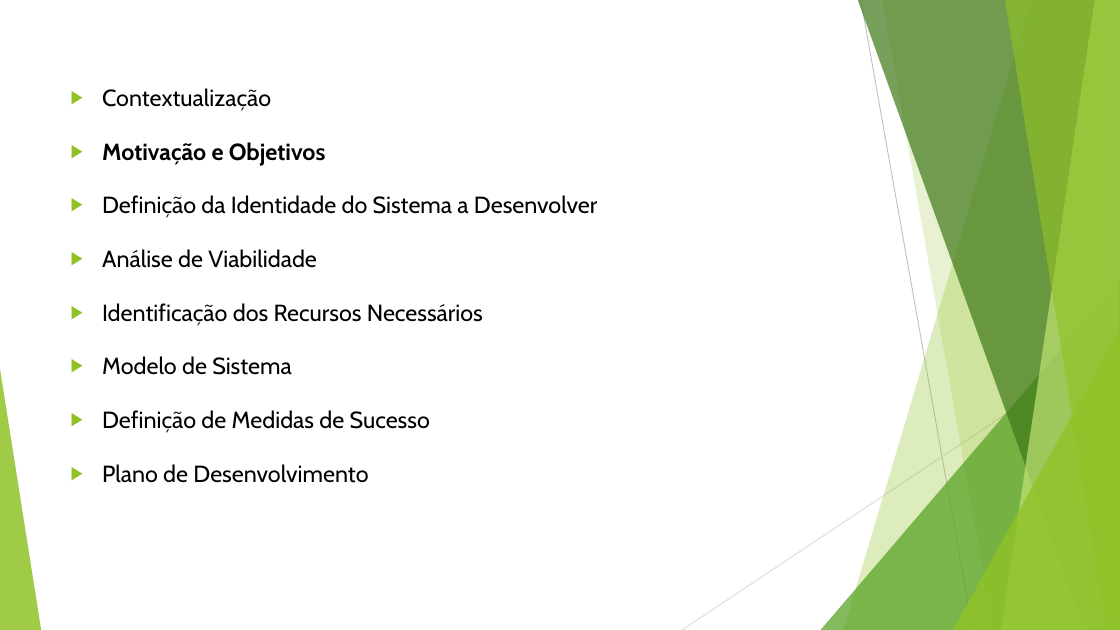
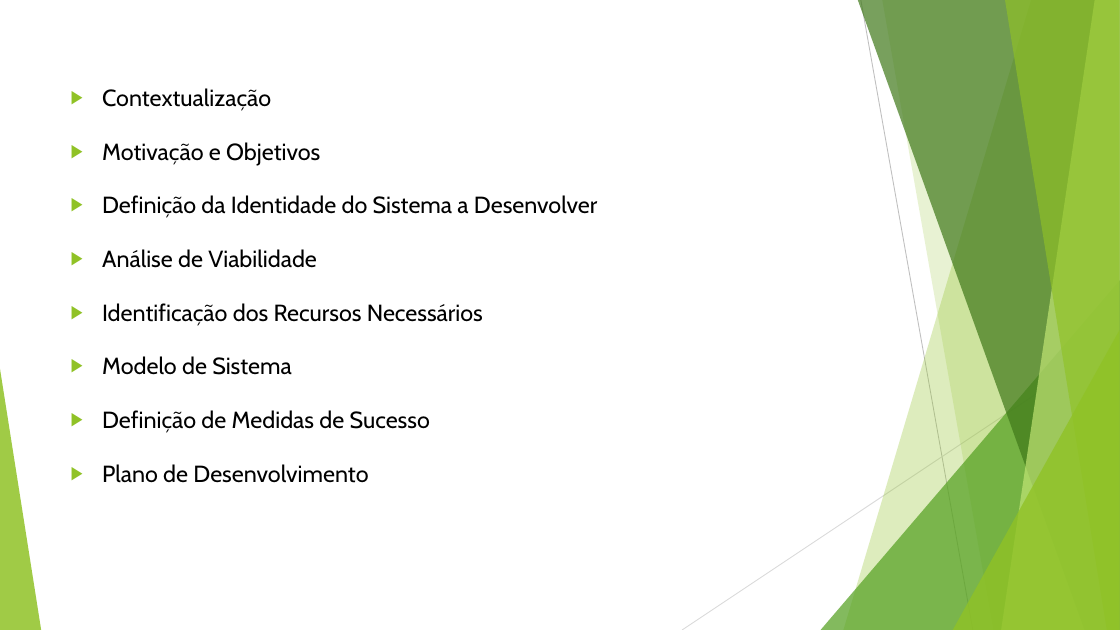
Before and after one commit to vitorjrc/babysitting-system, a slide deck: slide 2 of relatorio/LI4.pptx. Drawn at 1120x630 pixels with LibreOffice and Linux fonts; fonts in the diff are those of the drawing. Boxes give left, top, right and bottom in pixels: in the first picture for what was removed or moved away, otherwise in the second. Text is boxed around its words. In the diff, an @@ line names an element or a change of style, - is before the commit and + after.

```diff
--- a/relatorio/LI4.pptx
+++ b/relatorio/LI4.pptx
@@ text at [102,142,320,166]: bold off in "Motivação e Objetivos" @@
```
Also in this commit, not shown: 2 other slides changed.
